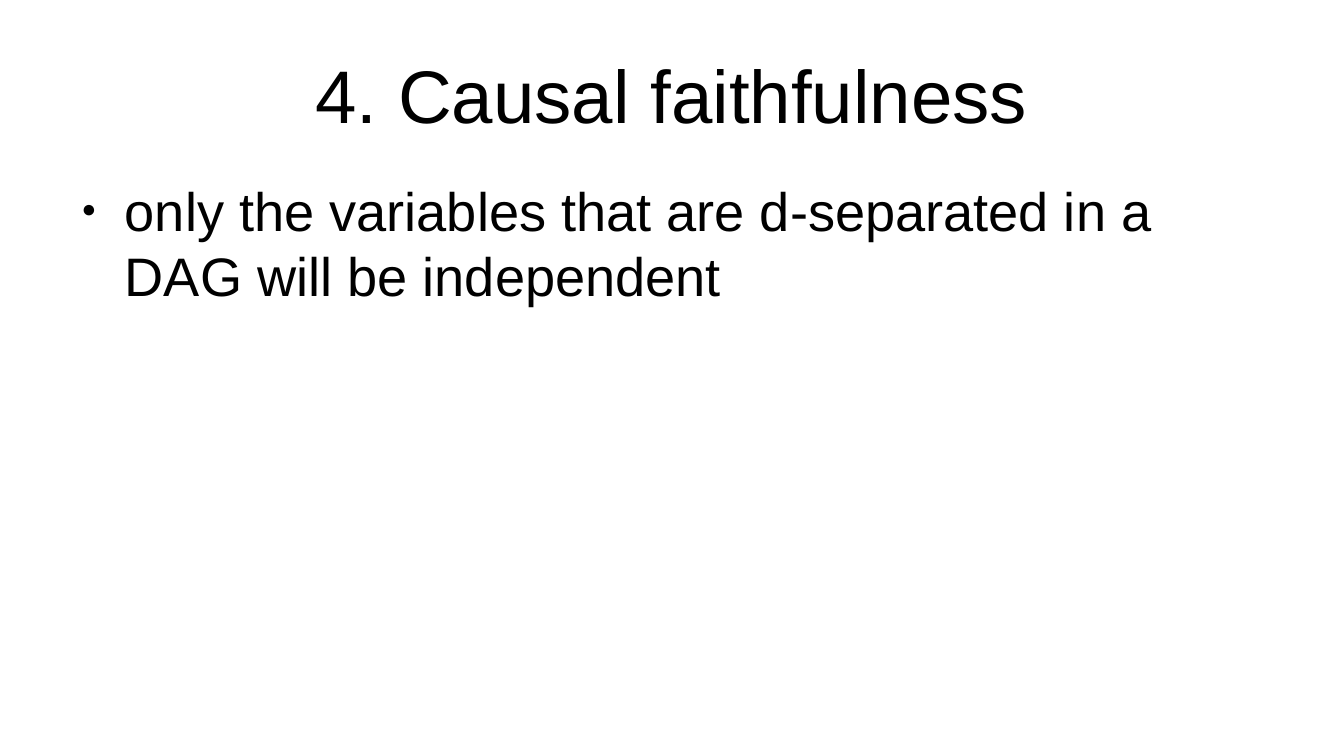
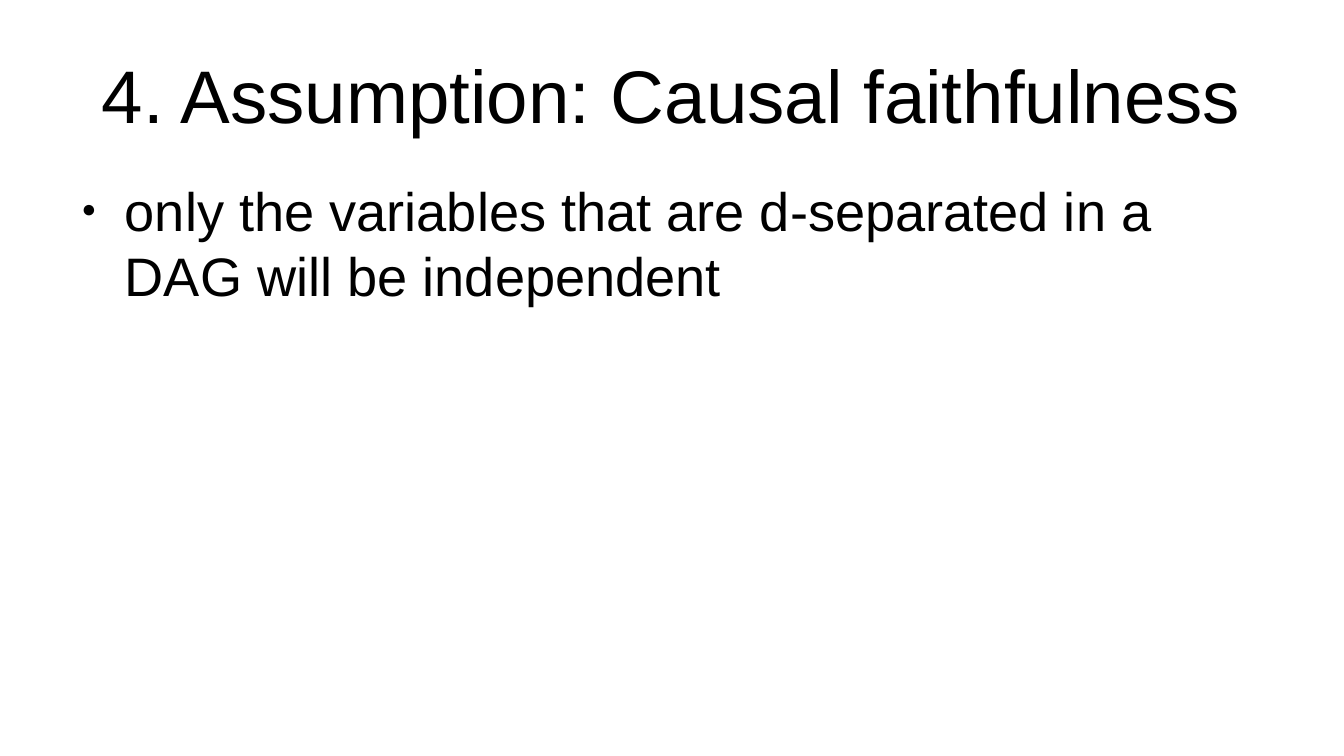
Before and after one commit to emoen/CausalityDiscoveryCrunchDAO, a slide deck: slide 13 of presentation/HIBRAIN_March_25.odp (slide 12 before the commit). Drawn at 1344x756 pixels with LibreOffice and Linux fonts; fonts in the diff are those of the drawing. Boxes give left, top, right and bottom in pixels: in the first picture for what was removed or moved away, otherwise in the second. Text is boxed around its words. In the diff, an @@ line names an element or a change of style, - is before the commit and + after.

```diff
--- a/presentation/HIBRAIN_March_25.odp
+++ b/presentation/HIBRAIN_March_25.odp
@@ title at (x1=102, y1=69, x2=1240, y2=137): text changed @@
-4. Causal faithfulness
+4. Assumption: Causal faithfulness
```
Also in this commit, not shown: 7 other slides changed, 2 slides added.
